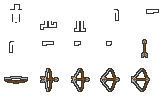
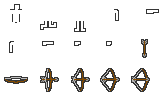
Comparing the layer stacks of the two 160 × 96 images. Changes:
painted on "Layer 7" over (x1=141, y1=39, x2=148, y2=58)
renamed "Layer 5" to "arrow", painted on it over (x1=142, y1=40, x2=147, y2=57)
